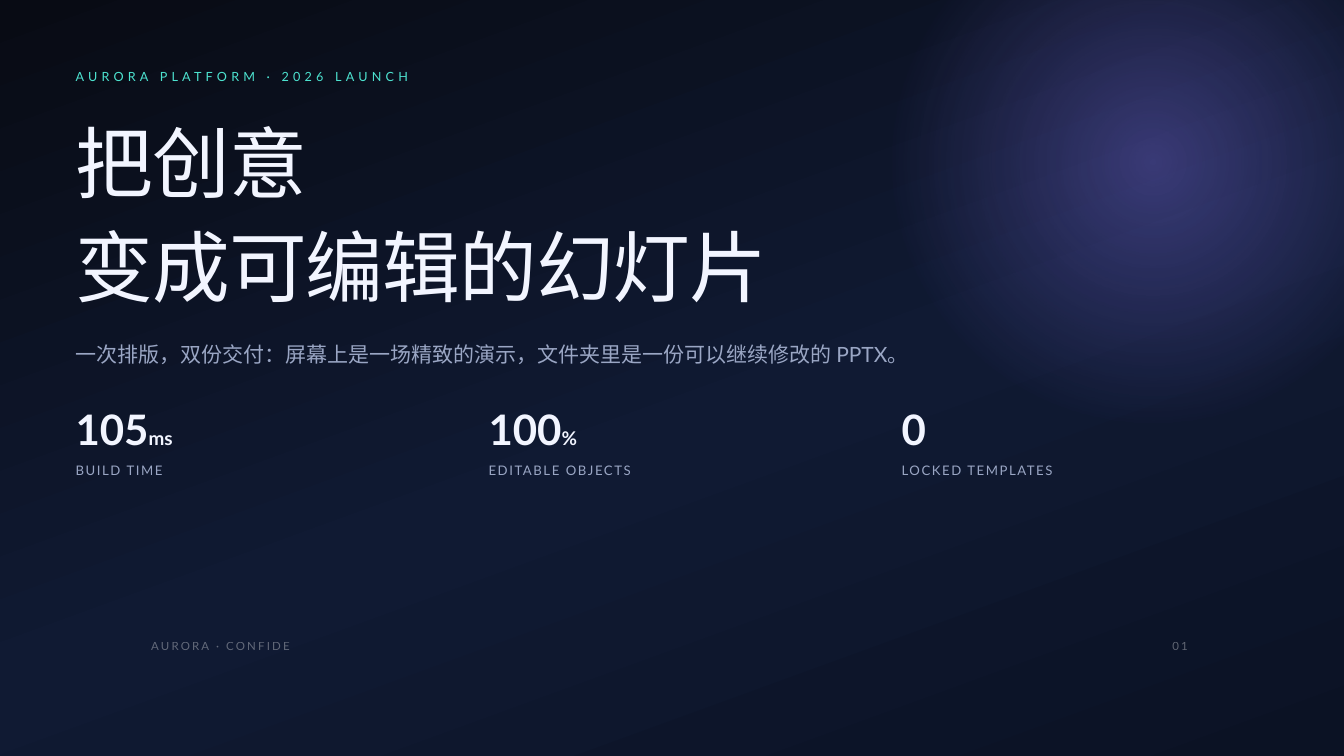
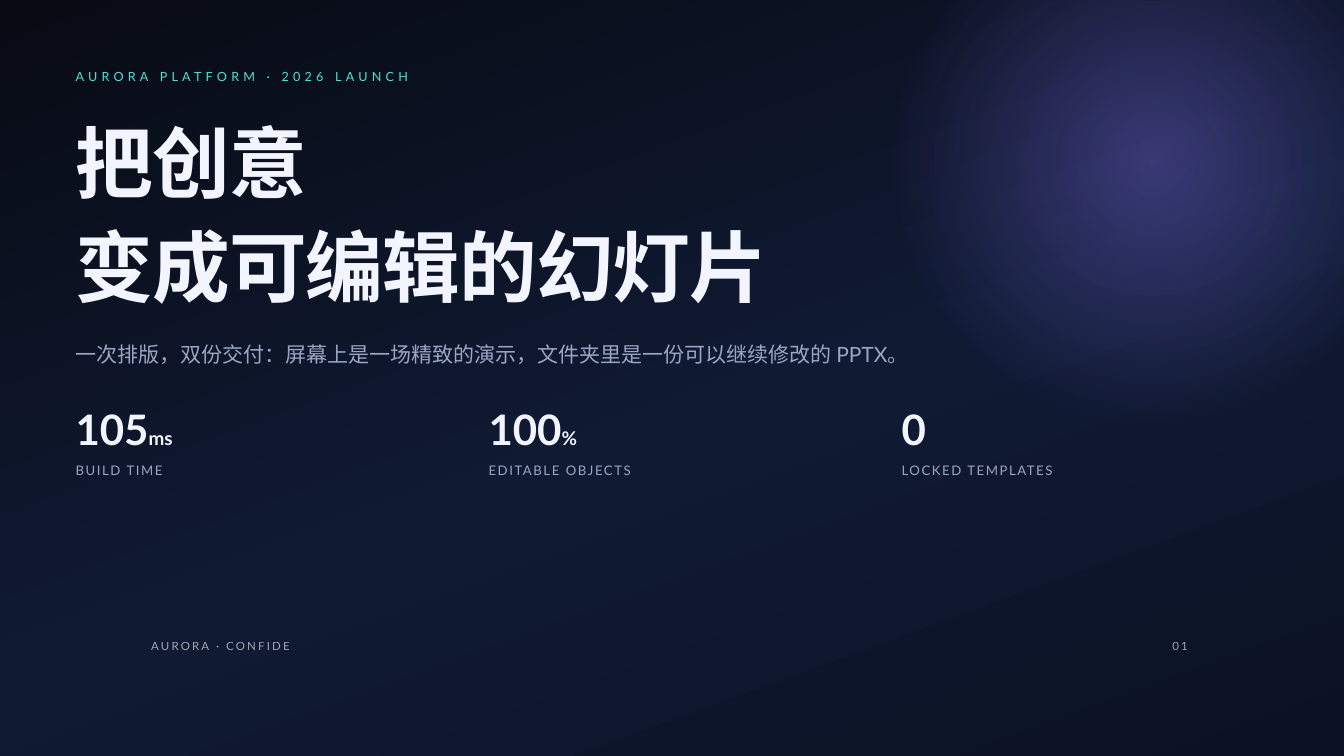
Before and after one commit to CrAckerDrv/pptpress, a slide deck: slide 1 of examples/aurora-launch.pptx. Drawn at 1344x756 pixels with LibreOffice and Linux fonts; fonts in the diff are those of the drawing. Boxes give left, top, right and bottom in pixels: in the first picture for what was removed or moved away, otherwise in the second. Text is boxed around its words. In the diff, an @@ line names an element or a change of style, - is before the commit and + after.

```diff
--- a/examples/aurora-launch.pptx
+++ b/examples/aurora-launch.pptx
@@ text "把创意" at (76, 125, 768, 304): bold on @@
@@ text "AURORA · CONFIDENTIAL" at (151, 642, 333, 650): text colour #FFFFFF at 34% opacity to #FFFFFF at 62% opacity @@
@@ text "01" at (1172, 642, 1187, 650): text colour #FFFFFF at 34% opacity to #FFFFFF at 62% opacity @@
```
Also in this commit, not shown: 5 other slides changed, 44 other files.
